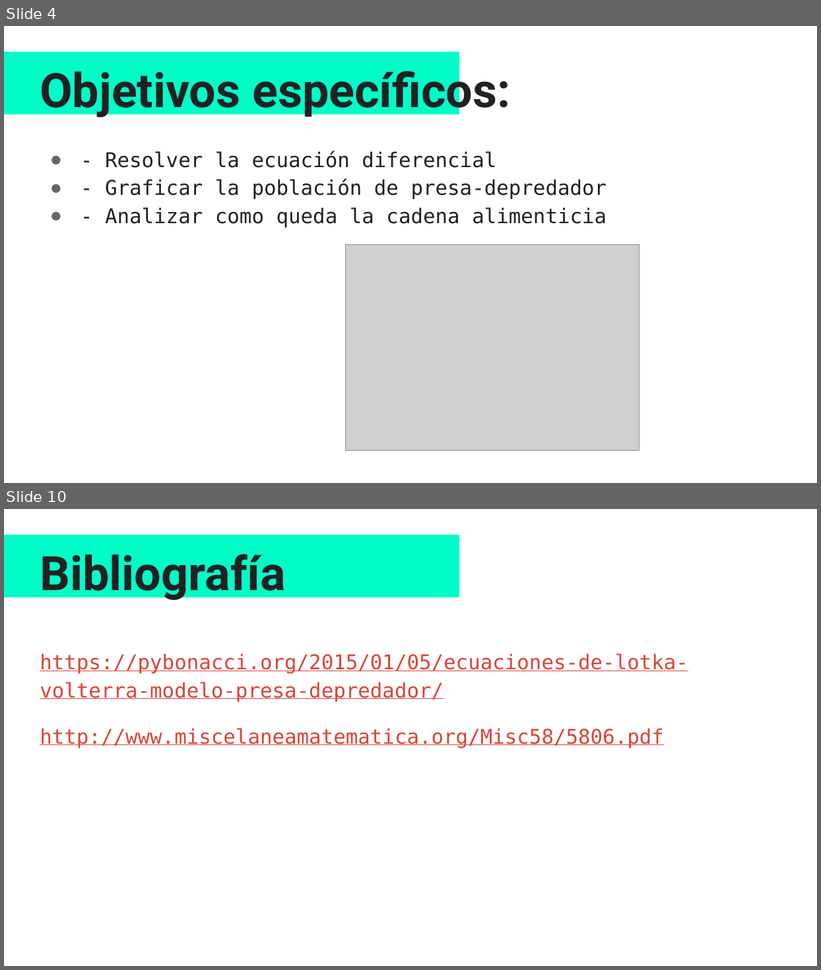
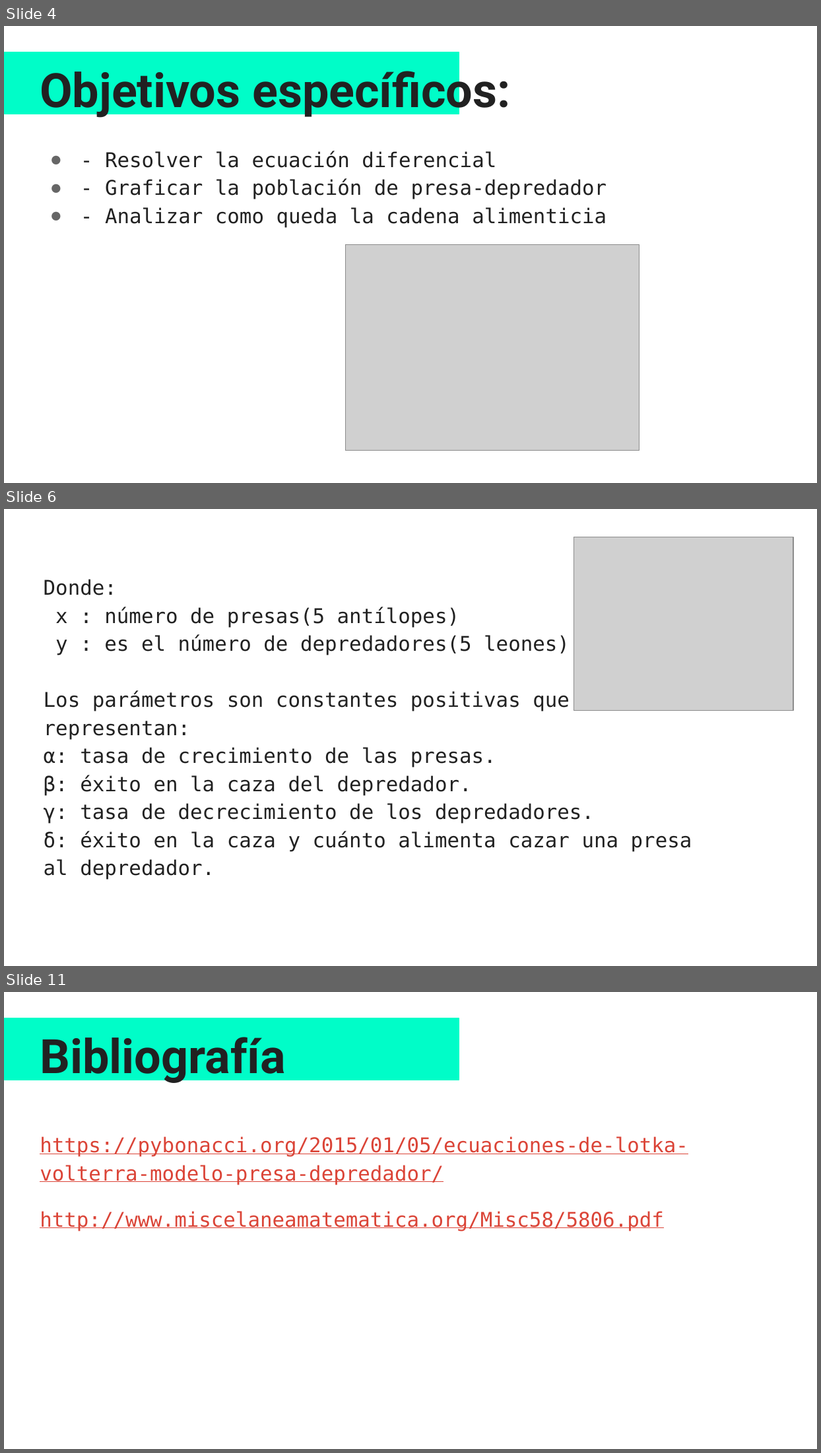
Before and after one commit to Carolina1002/proyecto_modulo3, a slide deck: Modelo lotka-volterra.pptx. Shown one above the other, each under a label of ours: slides 4 and 10 before the commit, slides 4, 6 and 11 after it; the slides between them are not shown. The pictures are 821x970 and 821x1453 pixels, drawn with LibreOffice and Linux fonts; fonts in the diff are those of the drawing; grey boxes stand for pictures. Boxes give left, top, right and bottom in pixels: in the first picture for what was removed or moved away, otherwise in the second. Text is boxed around its words. In the diff, an @@ line names an element or a change of style, - is before the commit and + after.

```diff
--- a/Modelo lotka-volterra.pptx
+++ b/Modelo lotka-volterra.pptx
@@ slide 6 added at bbox=[4, 509, 817, 966], background #FFFFFF @@
@@ picture added at bbox=[574, 537, 793, 711] @@
@@ text added at bbox=[44, 579, 692, 880], 18 pt, text #212121 @@
+Donde:
+x : número de presas(5 antílopes)
+y : es el número de depredadores(5 leones)
+Los parámetros son constantes positivas que representan:
+α: tasa de crecimiento de las presas.
+β: éxito en la caza del depredador.
+γ: tasa de decrecimiento de los depredadores.
+δ: éxito en la caza y cuánto alimenta cazar una presa al depredador.
@@ what was slide 10 is now slide 11 @@
```
Also in this commit, not shown: 6 slides changed, 1 other slide added, 1 slide removed, 1 other file.
